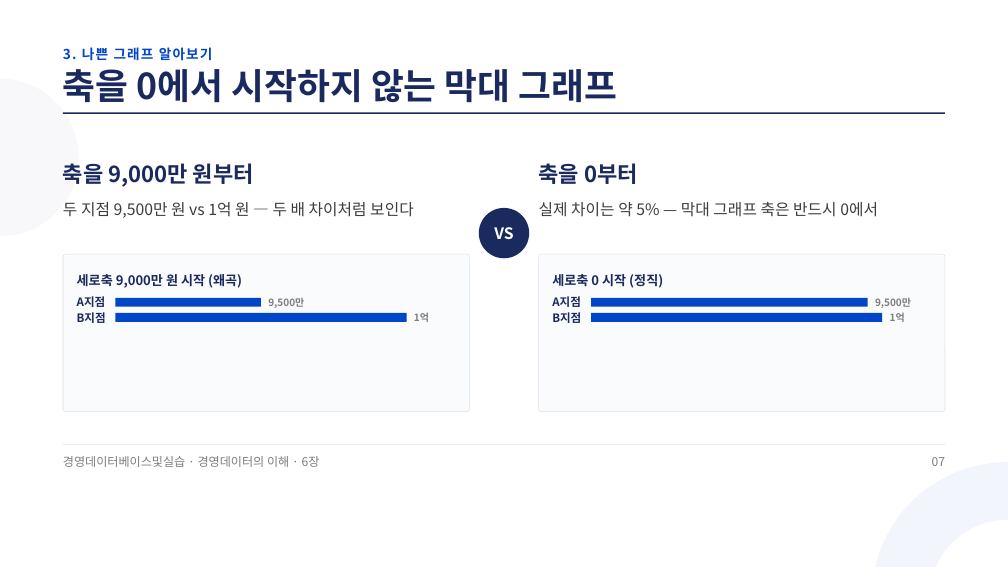
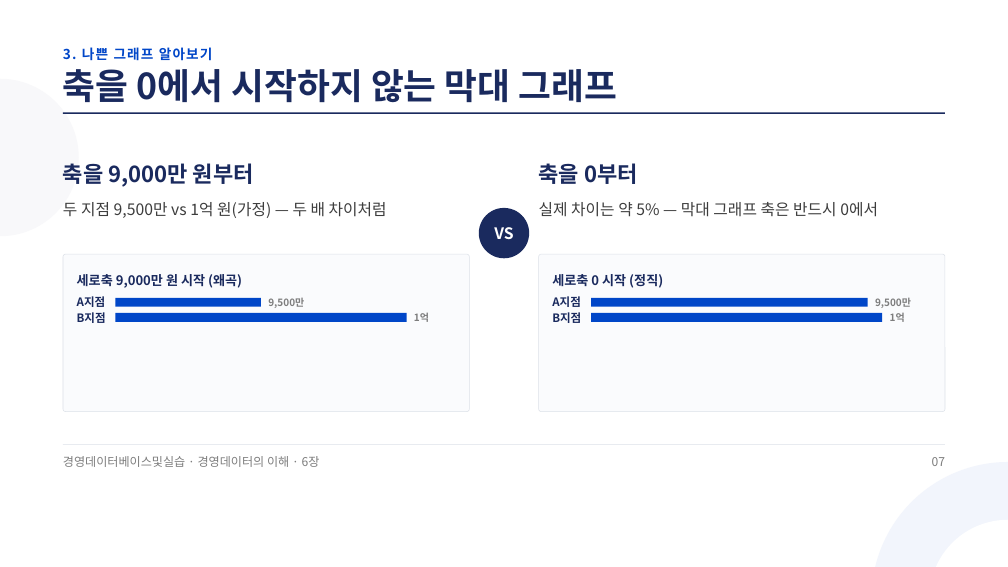
Before and after one commit to aebonlee/materials, a slide deck: slide 7 of koreatech-db/6장_보여주기와_지키기.pptx. Drawn at 1008x567 pixels with LibreOffice and Linux fonts; fonts in the diff are those of the drawing. Boxes give left, top, right and bottom in pixels: in the first picture for what was removed or moved away, otherwise in the second. Text is boxed around its words. In the diff, an @@ line names an element or a change of style, - is before the commit and + after.

```diff
--- a/koreatech-db/6장_보여주기와_지키기.pptx
+++ b/koreatech-db/6장_보여주기와_지키기.pptx
@@ text at bbox=[63, 202, 387, 218]: text changed @@
-두 지점 9,500만 원 vs 1억 원 — 두 배 차이처럼 보인다
+두 지점 9,500만 vs 1억 원(가정) — 두 배 차이처럼
```
Also in this commit, not shown: 3 other slides changed, 48 other files.
